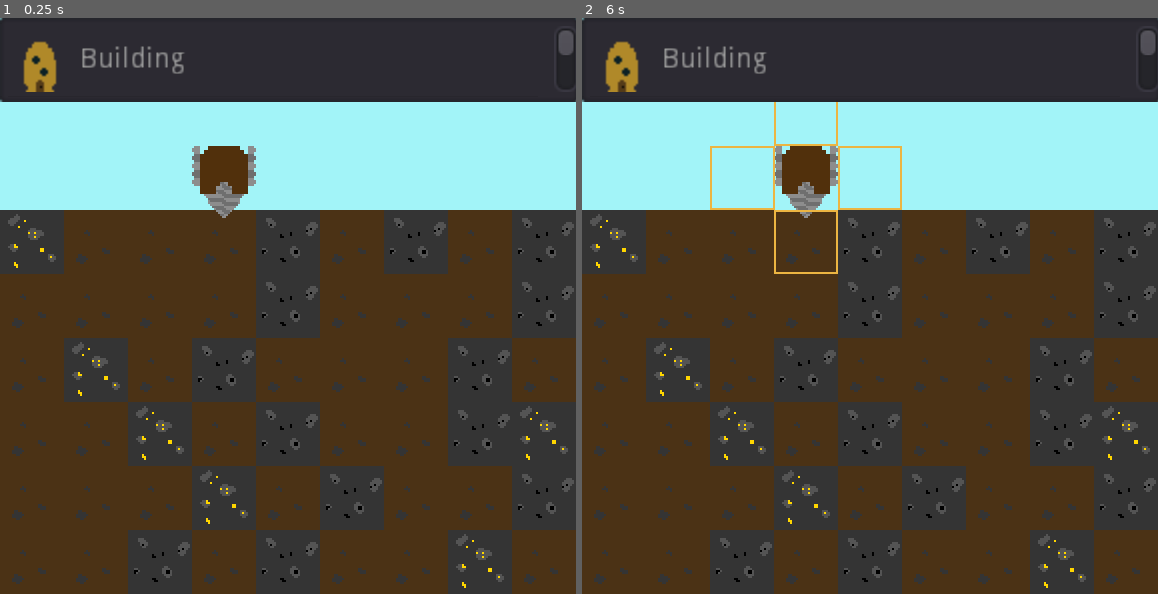
Above: before the commit, frames 1-2 (left to right).
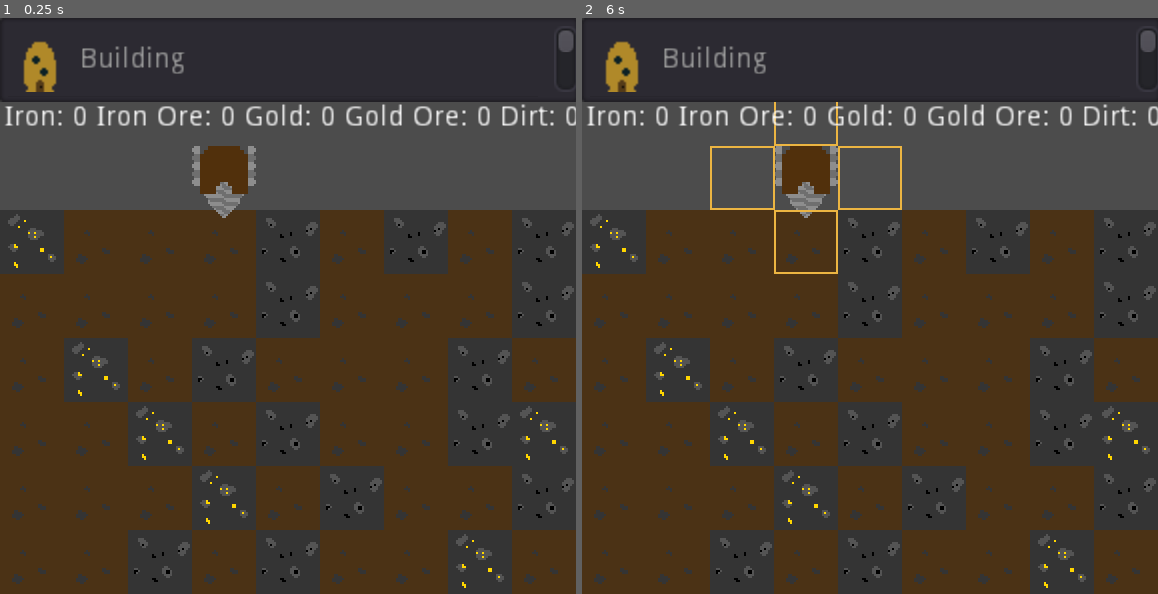
Above: after the commit, the same moments.

Repository: the-alex-g/LD48
Game: Godot game, scene res://Main/Main.tscn
The game is run twice, just before and just after one commit, with the same random seed, the same clock (stepped at 60 frames per second) and the same inputs.
Inputs (mouse positions are in pixels of both pictures, inside the frame that each line leads up to):
- Up to frame 1 (0.25 s): no input
- Up to frame 2 (6 s): tap Enter at 0.5, 2, 3.5 s; move the mouse to (996, 277) at 0.52 s; click (996, 277) at 0.67 s; tap Space at 1.25, 2.75, 4.25 s; move the mouse to (754, 334) at 1.27 s; click (754, 334) at 1.42 s; move the mouse to (927, 179) at 2.02 s; click (927, 179) at 2.17 s; move the mouse to (841, 421) at 2.77 s; click (841, 421) at 2.92 s; move the mouse to (1042, 392) at 3.52 s; click (1042, 392) at 3.67 s; move the mouse to (697, 219) at 4.27 s; click (697, 219) at 4.42 s; move the mouse to (898, 306) at 5.02 s; click (898, 306) at 5.17 s; move the mouse to (783, 162) at 5.77 s; click (783, 162) at 5.92 s

The runs differ from the first frame. In frame 1, 18% of the frame differs, in the area x 0-100%, y 0-34%; in frame 2, 17%.

Commit message:
Add city and make smelters actually work

Diff:
--- a/project/CreatableItems/itemList.gd
+++ b/project/CreatableItems/itemList.gd
@@ -11,6 +11,7 @@
 	"Statue":Vector2(1,1),
 	"Gold Smelter":Vector2(2,1),
 	"Iron Smelter": Vector2(2,1),
+	"City":Vector2(2,2)
 }
 
 # exported variables
--- a/project/CreatableItems/itemList.tscn
+++ b/project/CreatableItems/itemList.tscn
@@ -1,16 +1,17 @@
-[gd_scene load_steps=6 format=2]
+[gd_scene load_steps=7 format=2]
 
 [ext_resource path="res://CreatableItems/itemList.gd" type="Script" id=1]
 [ext_resource path="res://Art/House.png" type="Texture" id=2]
 [ext_resource path="res://Art/Statue.png" type="Texture" id=3]
 [ext_resource path="res://Art/GoldSmelter/GoldSmelter1.png" type="Texture" id=4]
 [ext_resource path="res://Art/IronSmelter/IronSmelter0.png" type="Texture" id=5]
+[ext_resource path="res://Art/City/City.png" type="Texture" id=6]
 
 [node name="ItemList" type="ItemList"]
 anchor_right = 1.0
 margin_right = -178.0
 margin_bottom = 42.0
-items = [ "Building", ExtResource( 2 ), false, "Statue", ExtResource( 3 ), false, "Gold Smelter", ExtResource( 4 ), false, "Iron Smelter", ExtResource( 5 ), false ]
+items = [ "Building", ExtResource( 2 ), false, "Statue", ExtResource( 3 ), false, "Gold Smelter", ExtResource( 4 ), false, "Iron Smelter", ExtResource( 5 ), false, "City", ExtResource( 6 ), false ]
 script = ExtResource( 1 )
 __meta__ = {
 "_edit_use_anchors_": false
--- a/project/Main/Main.tscn
+++ b/project/Main/Main.tscn
@@ -6,11 +6,13 @@
 [ext_resource path="res://CreatableItems/Drill.tscn" type="PackedScene" id=4]
 [ext_resource path="res://CreatableItems/itemList.tscn" type="PackedScene" id=5]
 [ext_resource path="res://CreatableItems/ItemArea.tscn" type="PackedScene" id=6]
+[ext_resource path="res://Main/ResourceDisplay.tscn" type="PackedScene" id=7]
 
 [node name="Main" type="Node2D"]
 script = ExtResource( 1 )
 
 [node name="ColorRect" type="ColorRect" parent="."]
+visible = false
 margin_right = 289.0
 margin_bottom = 289.0
 color = Color( 0.635294, 0.956863, 0.972549, 1 )
@@ -19,6 +21,7 @@
 }
 
 [node name="TileMap" type="TileMap" parent="."]
+z_index = -1
 tile_set = ExtResource( 3 )
 cell_size = Vector2( 32, 32 )
 format = 1
@@ -37,6 +40,12 @@
 
 [node name="SmeltTimer" type="Timer" parent="."]
 autostart = true
+
+[node name="ResourceDisplay" parent="." instance=ExtResource( 7 )]
+margin_left = 2.0
+margin_top = 40.0
+margin_right = 287.0
+margin_bottom = 60.0
 [connection signal="tile_destroyed" from="TileMap" to="." method="_on_TileMap_tile_destroyed"]
 [connection signal="drill" from="Drill" to="." method="_on_Drill_drill"]
 [connection signal="drop_item" from="ItemList" to="." method="_on_ItemList_drop_item"]
--- /dev/null
+++ b/project/Main/ResourceDisplay.gd
@@ -0,0 +1,29 @@
+extends HBoxContainer
+
+# signals
+
+# enums
+
+# constants
+
+# exported variables
+
+# variables
+var _ignore
+
+# onready variables
+onready var _iron_label := $Iron
+onready var _iron_ore_label := $IronOre
+onready var _gold_label := $Gold
+onready var _gold_ore_label := $GoldOre
+onready var _stone_label := $Stone
+onready var _dirt_label := $Dirt
+
+
+func _process(_delta:float)->void:
+	_dirt_label.text = "Dirt: "+str(ResourceManager.dirt)
+	_iron_ore_label.text = "Iron Ore: "+str(ResourceManager.iron_ore)
+	_iron_label.text = "Iron: "+str(ResourceManager.iron)
+	_gold_label.text = "Gold: "+str(ResourceManager.gold)
+	_gold_ore_label.text = "Gold Ore: "+str(ResourceManager.gold_ore)
+	_stone_label.text = "Stone: "+str(ResourceManager.stone)
--- /dev/null
+++ b/project/Main/ResourceDisplay.tscn
@@ -0,0 +1,52 @@
+[gd_scene load_steps=2 format=2]
+
+[ext_resource path="res://Main/ResourceDisplay.gd" type="Script" id=1]
+
+[node name="ResourceDisplay" type="HBoxContainer"]
+margin_right = 40.0
+margin_bottom = 40.0
+script = ExtResource( 1 )
+__meta__ = {
+"_edit_use_anchors_": false
+}
+
+[node name="Iron" type="Label" parent="."]
+margin_top = 13.0
+margin_right = 26.0
+margin_bottom = 27.0
+text = "Iron"
+
+[node name="IronOre" type="Label" parent="."]
+margin_left = 30.0
+margin_top = 13.0
+margin_right = 84.0
+margin_bottom = 27.0
+text = "Iron Ore"
+
+[node name="Gold" type="Label" parent="."]
+margin_left = 88.0
+margin_top = 13.0
+margin_right = 118.0
+margin_bottom = 27.0
+text = "Gold"
+
+[node name="GoldOre" type="Label" parent="."]
+margin_left = 122.0
+margin_top = 13.0
+margin_right = 152.0
+margin_bottom = 27.0
+text = "Gold"
+
+[node name="Dirt" type="Label" parent="."]
+margin_left = 156.0
+margin_top = 13.0
+margin_right = 180.0
+margin_bottom = 27.0
+text = "Dirt"
+
+[node name="Stone" type="Label" parent="."]
+margin_left = 184.0
+margin_top = 13.0
+margin_right = 220.0
+margin_bottom = 27.0
+text = "Stone"
--- a/project/Main/TileMap.gd
+++ b/project/Main/TileMap.gd
@@ -25,25 +25,27 @@
 	"Building":3,
 	"Statue":5,
 	"Gold Smelter":12,
-	"Iron Smelter":14
+	"Iron Smelter":14,
+	"City":15,
 }
 const NAME_TO_TILE_BLW := {
 	"Building":4,
 	"Statue":6,
 	"Gold Smelter":11,
 	"Iron Smelter":13,
+	"City":16
 }
 const UNDERGROUND_DEPENDENT_TILES := [
-	4, 6, 11, 13
+	4, 6, 11, 13, 16
 ]
 const ABOVEGROUND_DEPENDENT_TILES := [
-	3, 5, 12, 14
+	3, 5, 12, 14, 15
 ]
 const TILES_TO_RESOURCES := {
 	2:["dirt"], 8:["gold_ore", "stone"], 10:["iron_ore", "stone"]
 }
 const GROUND_TILES := [0, 0, 0, 0, 0, 0, 7, 9, 9,]
-const TILES_WORTH_CROWNS := {4:1, 5:1, 6:1, 3:1, 11:-1, 12:-1, 13:-1, 14:-1,}
+const TILES_WORTH_CROWNS := {4:1, 5:1, 6:1, 3:1, 11:-1, 12:-1, 13:-1, 14:-1, 15:6, 16:6,}
 const GOLD_SMELTERS := [11, 12]
 const IRON_SMELTERS := [13, 14]
 # 0: dirt tile 1: empty underground tile 2: breaking dirt tile
@@ -155,11 +157,12 @@
 func check_smelters()->void:
 	var used_tiles := get_used_cells()
 	for tile in used_tiles:
-		if GOLD_SMELTERS.has(tile):
+		var tile_index := get_cellv(tile)
+		if GOLD_SMELTERS.has(tile_index):
 			if ResourceManager.gold_ore > 0:
 				ResourceManager.gold_ore -= 1
 				ResourceManager.gold += 1
-		if IRON_SMELTERS.has(tile):
+		if IRON_SMELTERS.has(tile_index):
 			if ResourceManager.iron_ore > 0:
 				ResourceManager.iron_ore -= 1
 				ResourceManager.iron += 1
--- a/project/ResourceManager.gd
+++ b/project/ResourceManager.gd
@@ -10,6 +10,7 @@
 	"Statue":{"stone":1},
 	"Gold Smelter":{"stone":2, "gold_ore":1},
 	"Iron Smelter":{"stone":2, "iron_ore":1},
+	"City":{"stone":8, "iron":4, "gold":2},
 }
 
 # exported variables
--- a/project/Tiles.tres
+++ b/project/Tiles.tres
@@ -15,6 +15,8 @@
 [ext_resource path="res://AnimatedTiles/GoldSmelter.tres" type="Texture" id=13]
 [ext_resource path="res://AnimatedTiles/IronSmelter.tres" type="Texture" id=14]
 [ext_resource path="res://AnimatedTiles/UndergroundIronSmelter.tres" type="Texture" id=15]
+[ext_resource path="res://Art/City/UndergroundCity.png" type="Texture" id=16]
+[ext_resource path="res://Art/City/City.png" type="Texture" id=17]
 
 [resource]
 0/name = "DirtTile.png 0"
@@ -227,3 +229,31 @@
 14/shape_one_way_margin = 0.0
 14/shapes = [  ]
 14/z_index = 0
+15/name = "City.png 15"
+15/texture = ExtResource( 17 )
+15/tex_offset = Vector2( 0, 0 )
+15/modulate = Color( 1, 1, 1, 1 )
+15/region = Rect2( 0, 0, 64, 64 )
+15/tile_mode = 0
+15/occluder_offset = Vector2( 0, 0 )
+15/navigation_offset = Vector2( 0, 0 )
+15/shape_offset = Vector2( 0, 0 )
+15/shape_transform = Transform2D( 1, 0, 0, 1, 0, 0 )
+15/shape_one_way = false
+15/shape_one_way_margin = 0.0
+15/shapes = [  ]
+15/z_index = 0
+16/name = "UndergroundCity.png 16"
+16/texture = ExtResource( 16 )
+16/tex_offset = Vector2( 0, 0 )
+16/modulate = Color( 1, 1, 1, 1 )
+16/region = Rect2( 0, 0, 64, 64 )
+16/tile_mode = 0
+16/occluder_offset = Vector2( 0, 0 )
+16/navigation_offset = Vector2( 0, 0 )
+16/shape_offset = Vector2( 0, 0 )
+16/shape_transform = Transform2D( 1, 0, 0, 1, 0, 0 )
+16/shape_one_way = false
+16/shape_one_way_margin = 0.0
+16/shapes = [  ]
+16/z_index = 0
Binary file added: project/Art/City/City.png
Not shown, added: project/Art/City/City.png.import
Binary file added: project/Art/City/UndergroundCity.png
Not shown, added: project/Art/City/UndergroundCity.png.import
Not shown: 1 places in project/Main/Main.tscn that only renumber resources
Not shown: 1 places in project/Tiles.tres that only renumber resources
Not shown, added: piskel_files/City.piskel
Not shown, added: piskel_files/UndergroundCity.piskel
